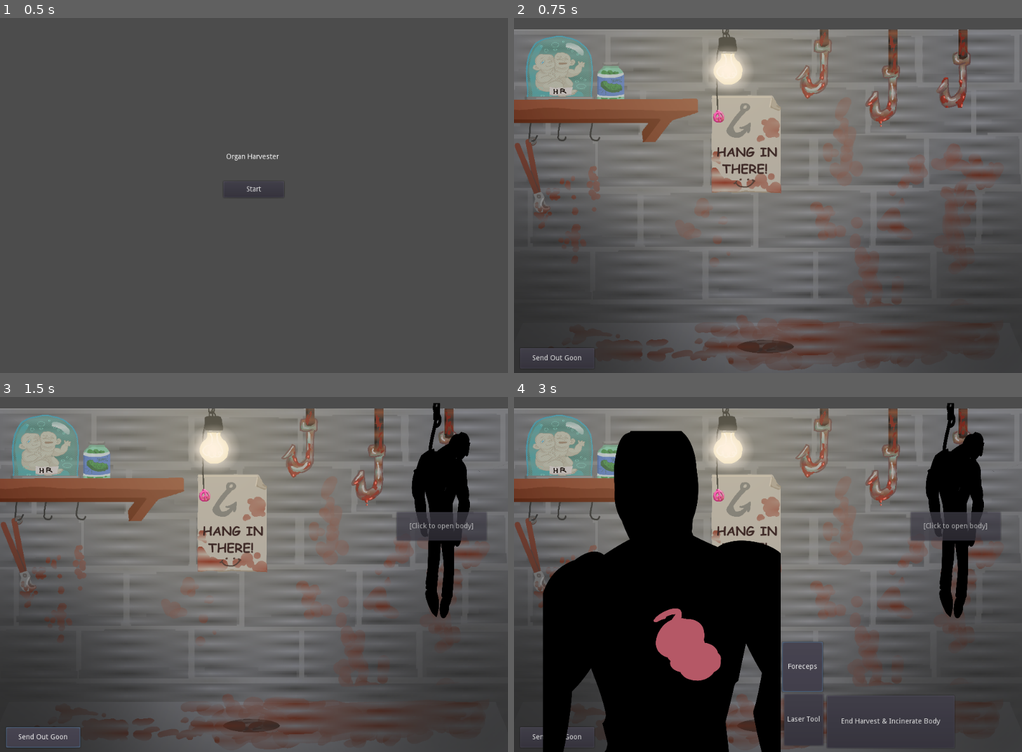
Above: before the commit, frames 1-4 (two rows, left to right).
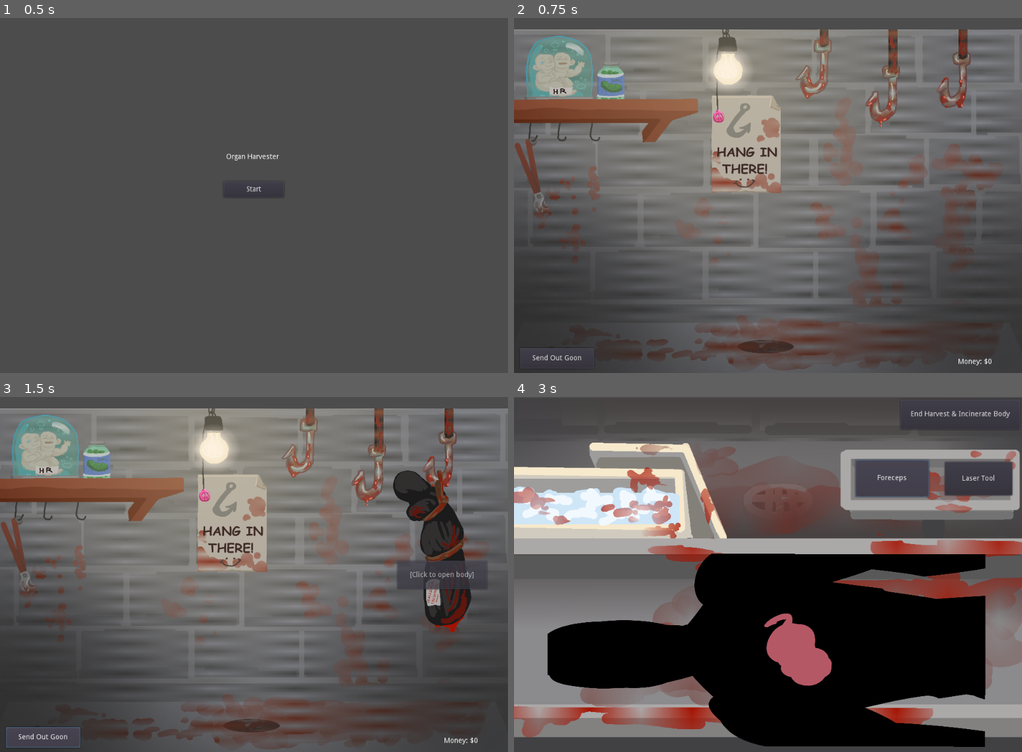
Above: after the commit, the same moments.

Repository: HelmetBugg/OrganHarvester
Game: Godot game, scene res://Main.tscn
Two runs of this game, one before a commit and one after it. Both use one fixed random seed, a clock stepped at 60 frames per second and the inputs below.
Inputs:
- Up to frame 1 (0.5 s): no input
- Up to frame 2 (0.75 s): click "Start" at 0.5 s
- Up to frame 3 (1.5 s): click "Send Out Goon" at 1.25 s
- Up to frame 4 (3 s): click "[Click to open body]" at 2 s; click "Foreceps" at 2.75 s

Frame 1 is identical in both runs. In frame 2, less than 0.1% of the frame differs, in the area x 87-94%, y 95-98%; in frame 3, 6.0%; in frame 4, 80%, in the area x 0-100%, y 0-100%.

Commit message:
added a lot of cuties graphics.

Diff:
--- a/basement.tscn
+++ b/basement.tscn
@@ -20,15 +20,19 @@
 script = ExtResource( 2 )
 
 [node name="body1" parent="." instance=ExtResource( 1 )]
-position = Vector2( 769, 13 )
+position = Vector2( 770, 109 )
 
 [node name="body2" parent="." instance=ExtResource( 1 )]
-position = Vector2( 540, 13 )
+position = Vector2( 628, 138 )
 
 [node name="body3" parent="." instance=ExtResource( 1 )]
-position = Vector2( 306, 13 )
+position = Vector2( 492, 91 )
 
-[node name="body4" parent="." instance=ExtResource( 1 )]
-position = Vector2( 75, 14 )
+[node name="Money_Count" type="Label" parent="."]
+margin_left = 874.0
+margin_top = 671.0
+margin_right = 987.0
+margin_bottom = 697.0
+text = "Money: $0"
 
 [connection signal="pressed" from="GoonButton" to="GoonButton" method="_on_GoonButton_pressed"]
--- a/body.tscn
+++ b/body.tscn
@@ -1,14 +1,14 @@
 [gd_scene load_steps=3 format=2]
 
-[ext_resource path="res://art/placeholder_hanging_body.png" type="Texture" id=1]
+[ext_resource path="res://art/body_bag_sprite.png" type="Texture" id=1]
 [ext_resource path="res://body.gd" type="Script" id=2]
 
 [node name="body" type="Node2D"]
 script = ExtResource( 2 )
 
 [node name="graphic" type="Sprite" parent="."]
-position = Vector2( 112.5, 226 )
-scale = Vector2( 0.140556, 0.1816 )
+position = Vector2( 87, 194 )
+scale = Vector2( 0.315868, 0.303987 )
 texture = ExtResource( 1 )
 
 [node name="open_button" type="Button" parent="."]
--- a/operation_room.tscn
+++ b/operation_room.tscn
@@ -1,15 +1,16 @@
-[gd_scene load_steps=8 format=2]
+[gd_scene load_steps=9 format=2]
 
 [ext_resource path="res://operation_room.gd" type="Script" id=1]
 [ext_resource path="res://art/table_body_placeholder.png" type="Texture" id=2]
 [ext_resource path="res://test_organ.gd" type="Script" id=3]
 [ext_resource path="res://art/organ_1.png" type="Texture" id=4]
+[ext_resource path="res://art/operation_room_bg.png" type="Texture" id=5]
 
 [sub_resource type="RectangleShape2D" id=1]
-extents = Vector2( 195.5, 291 )
+extents = Vector2( 180.75, 120.5 )
 
 [sub_resource type="RectangleShape2D" id=2]
-extents = Vector2( 235.125, 321.75 )
+extents = Vector2( 462, 189 )
 
 [sub_resource type="RectangleShape2D" id=3]
 extents = Vector2( 78.75, 77.5 )
@@ -17,35 +18,40 @@
 [node name="operation_room" type="Node2D"]
 script = ExtResource( 1 )
 
+[node name="Background" type="Sprite" parent="."]
+position = Vector2( 501.5, 351 )
+scale = Vector2( 0.5025, 0.498571 )
+texture = ExtResource( 5 )
+
 [node name="Area2D" type="Area2D" parent="."]
 position = Vector2( 496, 349 )
 input_pickable = false
 
 [node name="CollisionShape2D" type="CollisionShape2D" parent="Area2D"]
-position = Vector2( 308, -59 )
+position = Vector2( -315, -188 )
 shape = SubResource( 1 )
 
 [node name="Button" type="Button" parent="."]
-margin_left = 528.0
-margin_top = 483.0
-margin_right = 608.0
-margin_bottom = 581.0
+margin_left = 672.0
+margin_top = 124.0
+margin_right = 817.0
+margin_bottom = 197.0
 rect_pivot_offset = Vector2( 43, 52 )
 text = "Foreceps"
 
 [node name="Button2" type="Button" parent="."]
-margin_left = 532.0
-margin_top = 586.0
-margin_right = 609.0
-margin_bottom = 687.0
+margin_left = 848.0
+margin_top = 128.0
+margin_right = 981.0
+margin_bottom = 194.0
 rect_pivot_offset = Vector2( 43, 52 )
 text = "Laser Tool"
 
 [node name="Button3" type="Button" parent="."]
-margin_left = 616.0
-margin_top = 589.0
-margin_right = 867.0
-margin_bottom = 692.0
+margin_left = 761.0
+margin_top = 5.0
+margin_right = 996.0
+margin_bottom = 64.0
 rect_pivot_offset = Vector2( 43, 52 )
 size_flags_vertical = 2
 text = "End Harvest & Incinerate Body"
@@ -55,15 +61,17 @@
 input_pickable = false
 
 [node name="CollisionShape2D" type="CollisionShape2D" parent="Body"]
-position = Vector2( 321.875, -42 )
+position = Vector2( 516, 63 )
 shape = SubResource( 2 )
 
 [node name="graphic" type="Sprite" parent="Body"]
-position = Vector2( 320, -28.5 )
-scale = Vector2( 0.26, 0.258 )
+position = Vector2( 525.953, 81.0449 )
+rotation = -1.56865
+scale = Vector2( 0.210739, 0.344588 )
 texture = ExtResource( 2 )
 
 [node name="test_organ" type="KinematicBody2D" parent="."]
+position = Vector2( 218, 10 )
 input_pickable = true
 script = ExtResource( 3 )
 
Binary file added: art/body_bag_sprite.png
Not shown, added: art/body_bag_sprite.png.import
Binary file added: art/operation_room_bg.png
Not shown, added: art/operation_room_bg.png.import
